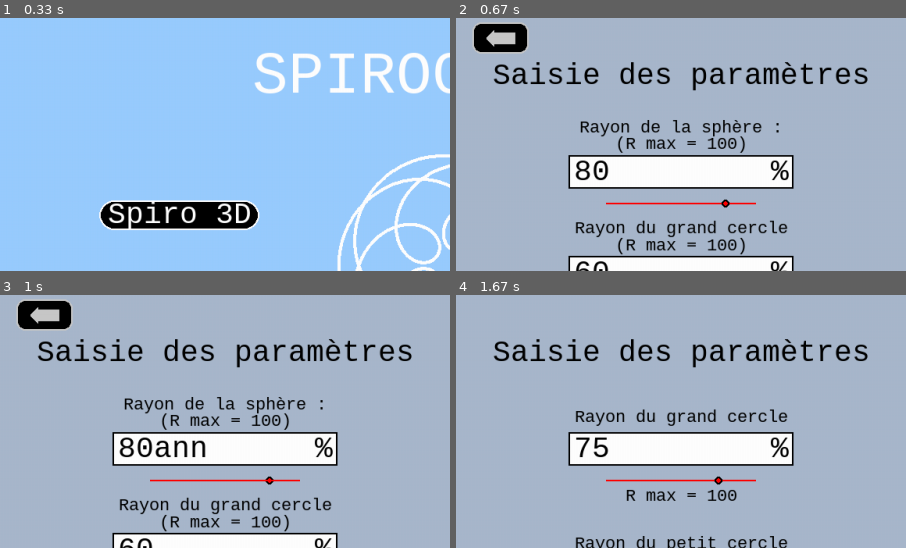
Above: before the commit, frames 1-4 (two rows, left to right).
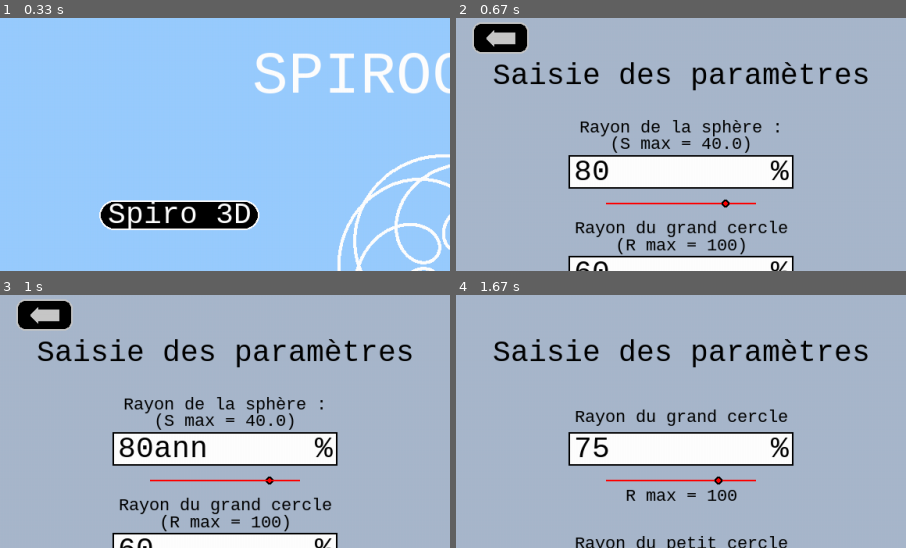
Above: after the commit, the same moments.

Repository: Nashoba1er/SPIROGRAPHE
Game: pygame game, started from logiciel spirographe.py
The game is run twice, just before and just after one commit, with the same random seed, the same clock (stepped at 60 frames per second) and the same inputs.
Inputs (mouse positions are % of the whole screen's width and height, from its top left):
- Up to frame 1 (0.33 s): no input
- Up to frame 2 (0.67 s): click "Spiro 3D" at 0.38 s
- Up to frame 3 (1 s): type "ann" at 0.67 s
- Up to frame 4 (1.67 s): tap Enter at 1 s; click (5, 5) at 1.27 s; click "Spiro 2D" at 1.6 s
The pictures show only the part of the screen within x 0-50%, y 1-51%; the shares and areas given below are measured in that part.

Frame 1 is identical in both runs. In frame 2, 0.8% of the frame differs, in the area x 34-66%, y 46-54%; in frame 3, 0.8%; in frame 4, nothing differs.

Commit message:
ajout max dynamique S

Diff:
--- a/logiciel spirographe.py
+++ b/logiciel spirographe.py
@@ -979,10 +979,11 @@
     screen.fill(couleur_fond)
 
     draw.rect(screen,couleur_param,[0,0,window_width/2,window_height],0)
-
+    draw.rect(screen,couleur_param,[0,window_height/5+window_height/40-window_height/50,window_width/2, police_taille*1.3])
+    S_max = float(lines2[1]) - float(lines2[2]) + float(lines2[3])
+    ecriture("Rayon de la sphère :",couleur("BLACK"),int(3/5*police_taille),(window_width/4,window_height/5 + window_height/40))
+    ecriture("(S max = "+str(S_max)+")",couleur("BLACK"),int(3/5*police_taille),(window_width/4,window_height/5+window_height/40 + window_height/30))
     ecriture("Saisie des paramètres",couleur("BLACK"),police_taille,(window_width/4,window_height/8))
-    ecriture("Rayon de la sphère :",couleur("BLACK"),int(3/5*police_taille),(window_width/4,window_height/5 + window_height/40))
-    ecriture("(R max = 100)",couleur("BLACK"),int(3/5*police_taille),(window_width/4,window_height/5+window_height/40 + window_height/30))
     ecriture("Rayon du grand cercle",couleur("BLACK"),int(3/5*police_taille),(window_width/4,2*window_height/5+ window_height/40))
     ecriture("(R max = 100)",couleur("BLACK"),int(3/5*police_taille),(window_width/4,2*window_height/5+window_height/40 + window_height/30))
     ecriture("Rayon du petit cercle",couleur("BLACK"),int(3/5*police_taille),(window_width/4,3*window_height/5+ window_height/32))
@@ -1168,6 +1169,12 @@
         p = float(lines2[3])*(window_height/4)/100
 
         rendu3D(r1,r2,p,couleur_rendu,numéro,Rsph)
+    draw.rect(screen,couleur_param,[0,window_height/5+window_height/40-window_height/50,window_width/2, police_taille*1.3])
+    S_max = float(lines2[1]) - float(lines2[2]) + float(lines2[3])
+    ecriture("Rayon de la sphère :",couleur("BLACK"),int(3/5*police_taille),(window_width/4,window_height/5 + window_height/40))
+    ecriture("(S max = "+str(S_max)+")",couleur("BLACK"),int(3/5*police_taille),(window_width/4,window_height/5+window_height/40 + window_height/30))
+
+
 
 def bouton_xy(pos):
     #Ajout pour les boutons
